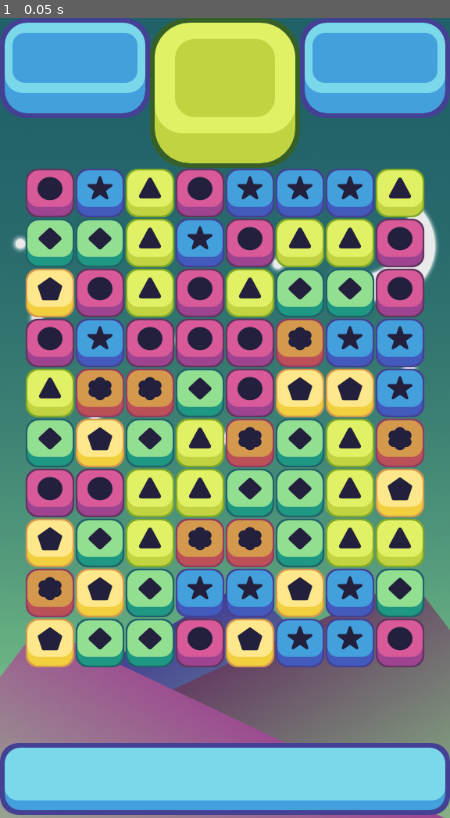
Above: before the commit, frame 1.
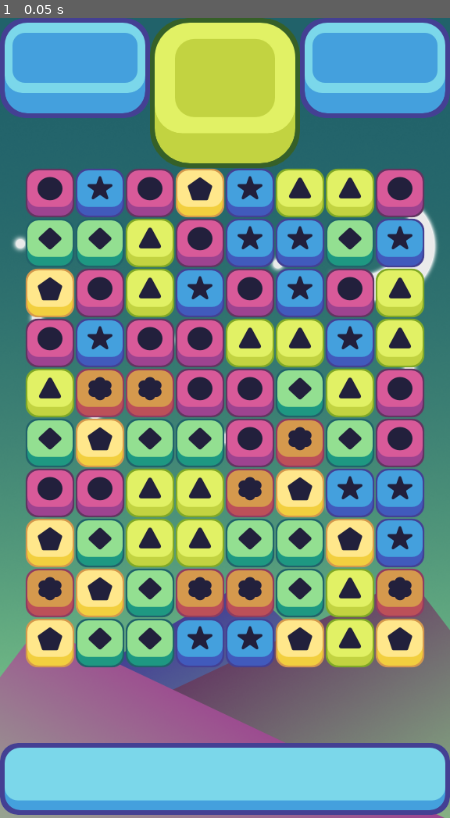
Above: after the commit, the same moment.

Repository: bip-bop-developers/godot-match-3
Game: Godot game, scene res://Scenes/game_window.tscn
Two runs of this game, one before a commit and one after it. Both use one fixed random seed, a clock stepped at 60 frames per second and the inputs below.
Inputs:
- Up to frame 1 (0.05 s): no input

The runs differ from the first frame. In frame 1, 26% of the frame differs, in the area x 27-95%, y 18-82%.

Commit message:
feat: implement tutorial 5
Fill the board without match

Diff:
--- a/Scripts/grid.gd
+++ b/Scripts/grid.gd
@@ -37,11 +37,30 @@
 		for j in height:
 			# choose a randon number and store it
 			var rand = floor(rand_range(0, possible_pieces.size()));
+
 			# instance that piece from the array
 			var piece = possible_pieces[rand].instance();
+
+			var loops = 0;
+			while(match_at(i, j, piece.color) && loops < 100):
+				rand = floor(rand_range(0, possible_pieces.size()));
+				loops += 1;
+				piece = possible_pieces[rand].instance();
+
 			add_child(piece);
 			piece.position = grid_to_pixel(i, j);
+			all_pieces[i][j] = piece;
 
+
+func match_at(i, j, color):
+	if i > 1:
+		if all_pieces[i - 1][j] != null && all_pieces[i - 2][j] != null:
+			if all_pieces[i - 1][j].color == color && all_pieces[i - 2][j].color == color:
+				return true;
+	if j > 1:
+		if all_pieces[i][j - 1] != null && all_pieces[i][j - 2] != null:
+			if all_pieces[i][j - 1].color == color && all_pieces[i][j - 2].color == color:
+				return true;
 
 func grid_to_pixel(column, row):
 	var new_x = x_start + offset * column;
